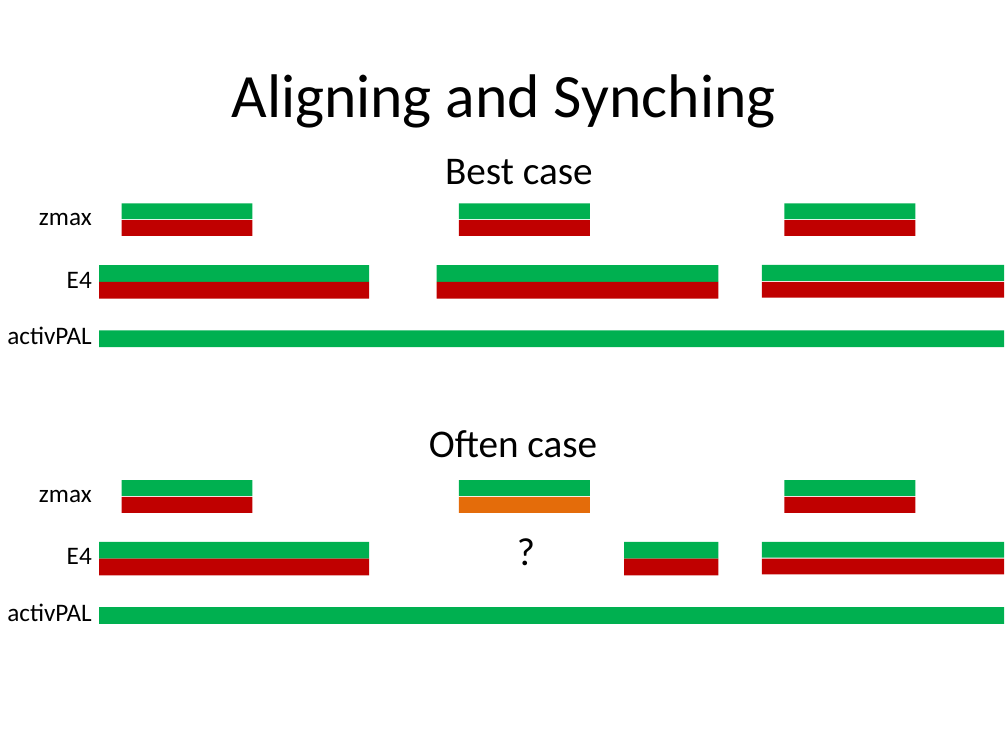
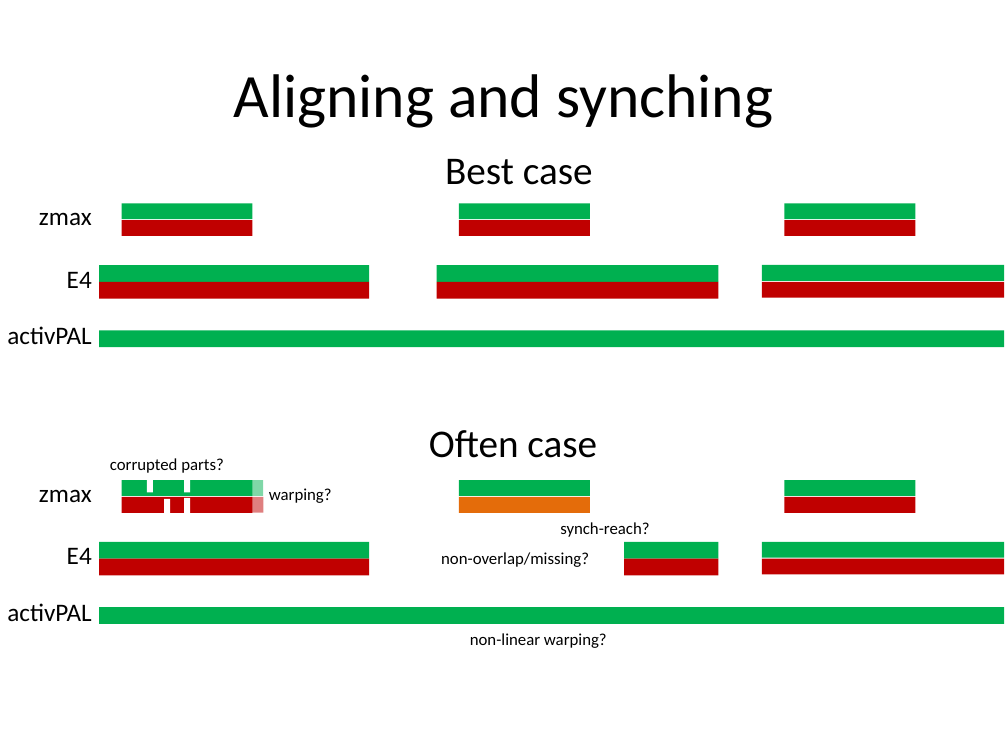
Before and after one commit to raytut/wearanize, a slide deck: slide 15 of snippets/HBS_wearanize.pptx (slide 14 before the commit). Drawn at 1008x756 pixels with LibreOffice and Linux fonts; fonts in the diff are those of the drawing. Boxes give left, top, right and bottom in pixels: in the first picture for what was removed or moved away, otherwise in the second. Text is boxed around its words. In the diff, an @@ line names an element or a change of style, - is before the commit and + after.

```diff
--- a/snippets/HBS_wearanize.pptx
+++ b/snippets/HBS_wearanize.pptx
@@ title at bbox=[234, 74, 773, 128]: text changed @@
-Aligning and Synching
+Aligning and synching
@@ text added at bbox=[110, 458, 224, 473], 12 pt, text #000000 @@
+corrupted parts?
@@ rectangle added at bbox=[147, 477, 153, 493], fill #FFFFFF @@
@@ rectangle added at bbox=[184, 477, 191, 493], fill #FFFFFF @@
@@ rectangle added at bbox=[164, 499, 170, 515], fill #FFFFFF @@
@@ rectangle added at bbox=[184, 498, 191, 514], fill #FFFFFF @@
@@ rectangle added at bbox=[251, 480, 263, 496], fill #00B050 at 50% opacity @@
@@ rectangle added at bbox=[251, 497, 263, 513], fill #C00000 at 50% opacity @@
@@ text added at bbox=[269, 488, 332, 503], 12 pt, text #000000 @@
+warping?
@@ text removed at bbox=[506, 521, 544, 579] @@
-?
@@ text added at bbox=[560, 522, 649, 537], 12 pt, text #000000 @@
+synch-reach?
@@ text added at bbox=[441, 552, 589, 567], 12 pt, text #000000 @@
+non-overlap/missing?
@@ text added at bbox=[470, 633, 607, 648], 12 pt, text #000000 @@
+non-linear warping?
```
Also in this commit, not shown: 20 other slides changed.
